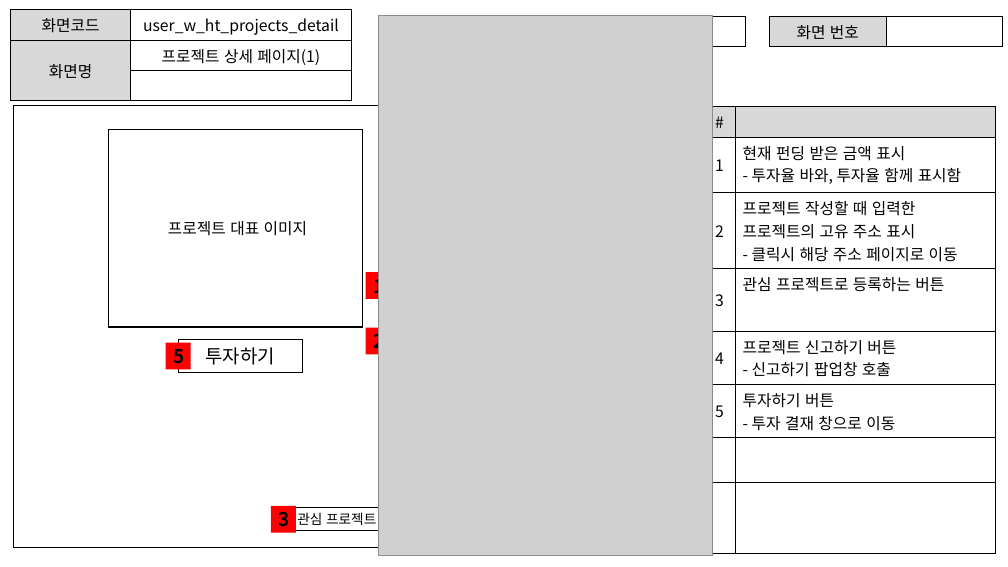
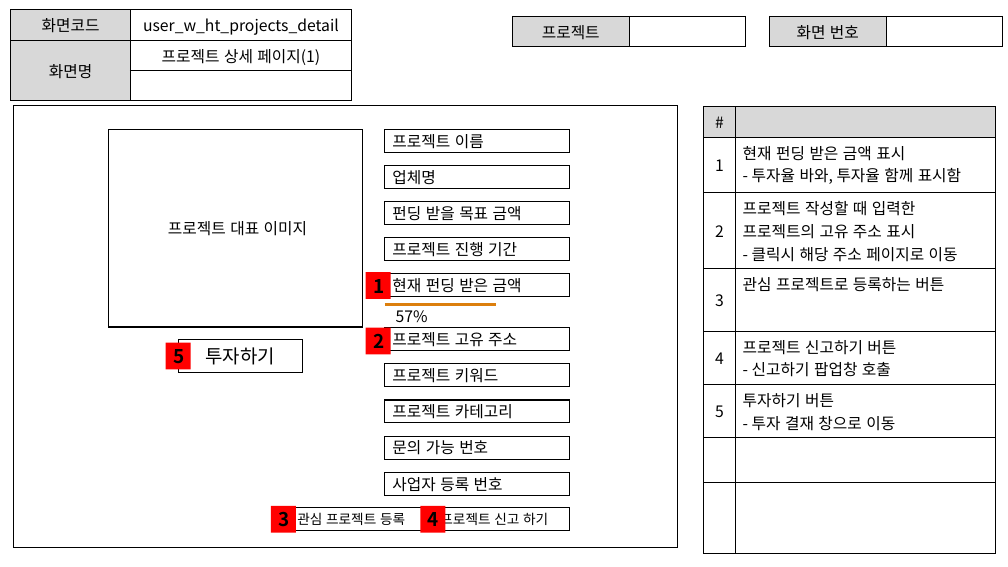
Before and after one commit to ezenteam2/EzenCrowdFunding, a slide deck: slide 17 of project03 화면설계서/project03 - 화면 설계서 - 현태.pptx (slide 16 before the commit). Drawn at 1008x567 pixels with LibreOffice and Linux fonts; fonts in the diff are those of the drawing; grey boxes stand for pictures. Boxes give left, top, right and bottom in pixels: in the first picture for what was removed or moved away, otherwise in the second. Text is boxed around its words. In the diff, an @@ line names an element or a change of style, - is before the commit and + after.

```diff
--- a/project03 화면설계서/project03 - 화면 설계서 - 현태.pptx
+++ b/project03 화면설계서/project03 - 화면 설계서 - 현태.pptx
@@ picture removed at [378,16,713,556] @@
@@ group added at [385,129,570,532]: 13 rectangles, 1 line @@
+57%
+프로젝트 신고 하기
+프로젝트 이름
+업체명
+펀딩 받을 목표 금액
+프로젝트 진행 기간
+현재 펀딩 받은 금액
+프로젝트 고유 주소
+프로젝트 키워드
+프로젝트 카테고리
+문의 가능 번호
+사업자 등록 번호
+4
```
Also in this commit, not shown: 13 other slides changed, 1 slide added.
